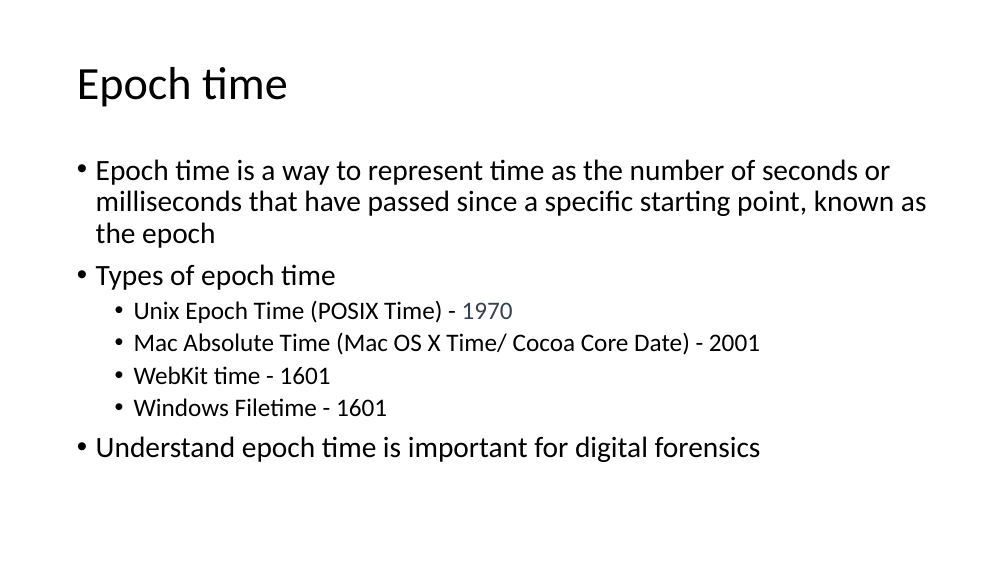
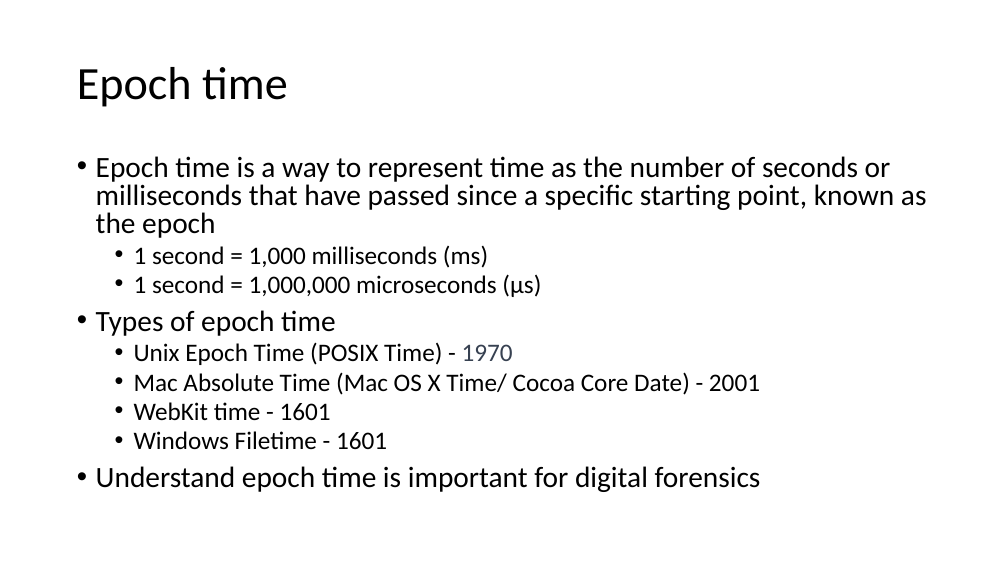
Before and after one commit to frankwxu/digital-forensics-lab, a slide deck: slide 26 of Basic_Computer_Skills_for_Forensics/0_Number_Systems.pptx. Drawn at 1008x567 pixels with LibreOffice and Linux fonts; fonts in the diff are those of the drawing; background and template pictures are left out. Boxes give left, top, right and bottom in pixels: in the first picture for what was removed or moved away, otherwise in the second. Text is boxed around its words. In the diff, an @@ line names an element or a change of style, - is before the commit and + after.

```diff
--- a/Basic_Computer_Skills_for_Forensics/0_Number_Systems.pptx
+++ b/Basic_Computer_Skills_for_Forensics/0_Number_Systems.pptx
@@ text at bbox=[96, 156, 927, 492]: line spacing 0.9 to 0.8 @@
@@ text at bbox=[134, 246, 541, 297]: paragraphs added @@
+  • 1 second = 1,000 milliseconds (ms)
+  • 1 second = 1,000,000 microseconds (µs)
```
Also in this commit, not shown: 7 other slides changed.
